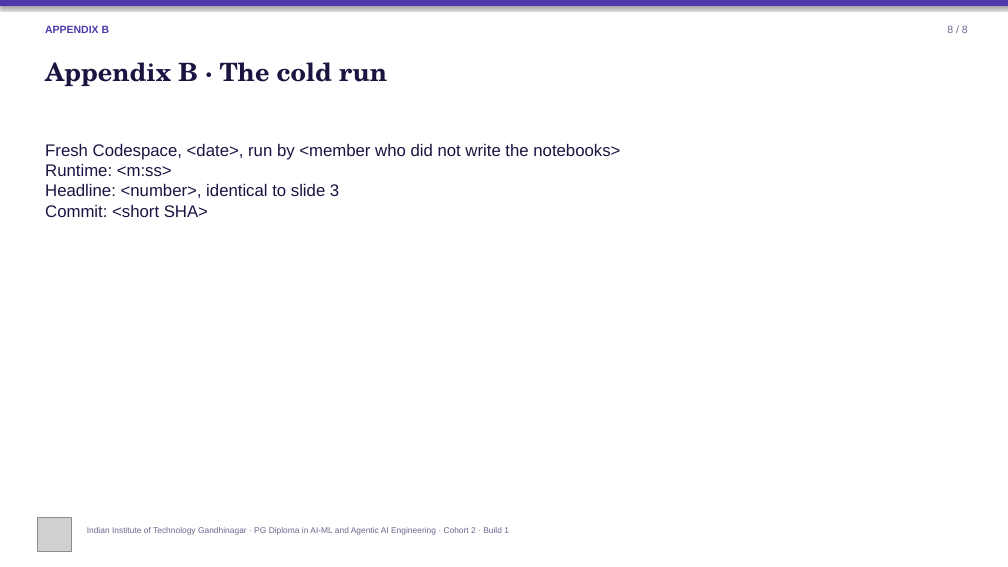
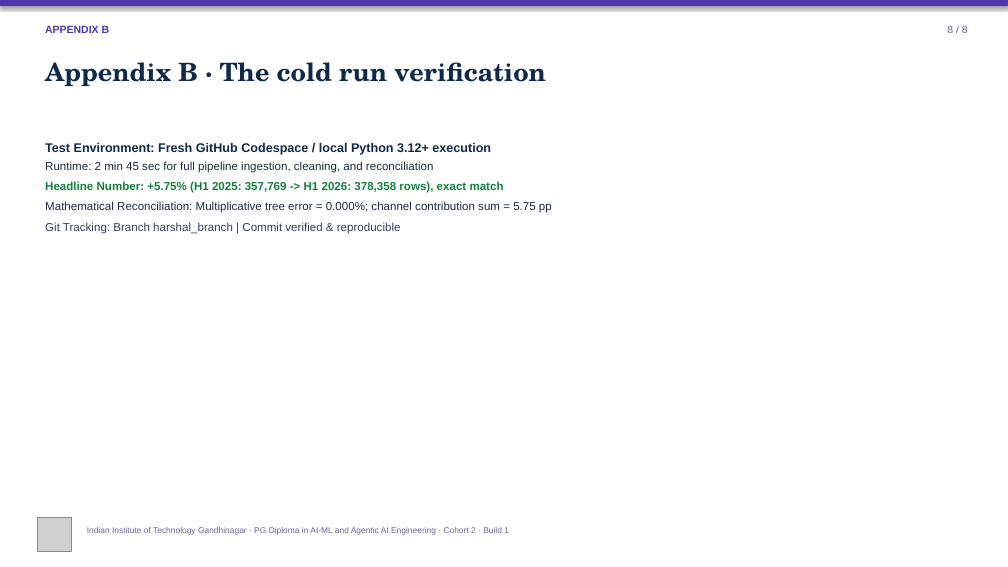
Before and after one commit to harshalpatil-IITGN/c2-build1-brief-a-group-2, a slide deck: slide 10 of slides/Build1_Slide_Template.pptx. Drawn at 1008x567 pixels with LibreOffice and Linux fonts; fonts in the diff are those of the drawing; grey boxes stand for pictures. Boxes give left, top, right and bottom in pixels: in the first picture for what was removed or moved away, otherwise in the second. Text is boxed around its words. In the diff, an @@ line names an element or a change of style, - is before the commit and + after.

Commit message:
feat(brief_a): integrate Kshitij's analysis, notebooks, and draft Brief A presentation with growth tree and executive charts

```diff
--- a/slides/Build1_Slide_Template.pptx
+++ b/slides/Build1_Slide_Template.pptx
@@ text at [45, 62, 546, 86]: text changed; text colour #1A1440 to #0F294A @@
-Appendix B · The cold run
+Appendix B · The cold run verification
@@ text at [45, 143, 552, 234]: text changed; size 16 to 11 pt; text colour #1A1440 to #1E293B @@
-Fresh Codespace, <date>, run by <member who did not write the notebooks>
-Runtime: <m:ss>
-Headline: <number>, identical to slide 3
-Commit: <short SHA>
+Test Environment: Fresh GitHub Codespace / local Python 3.12+ execution
+Runtime: 2 min 45 sec for full pipeline ingestion, cleaning, and reconciliation
+Headline Number: +5.75% (H1 2025: 357,769 -> H1 2026: 378,358 rows), exact match
+Mathematical Reconciliation: Multiplicative tree error = 0.000%; channel contribution sum = 5.75 pp
+Git Tracking: Branch harshal_branch | Commit verified & reproducible
```
Also in this commit, not shown: 9 other slides changed, 27 other files.
